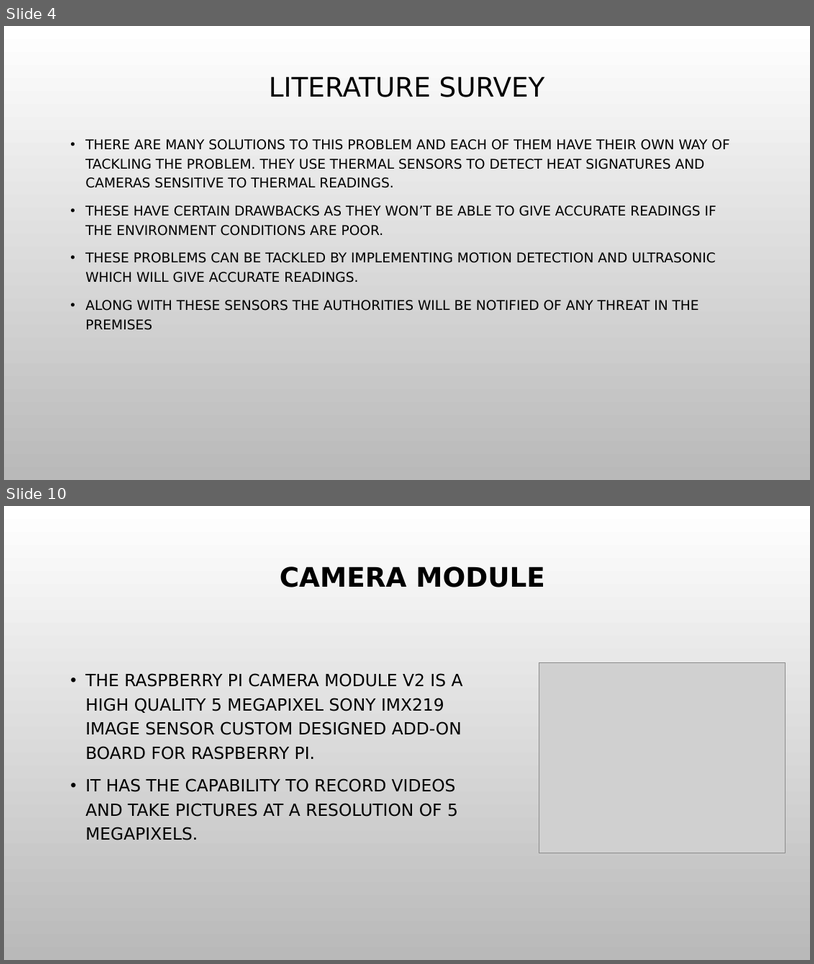
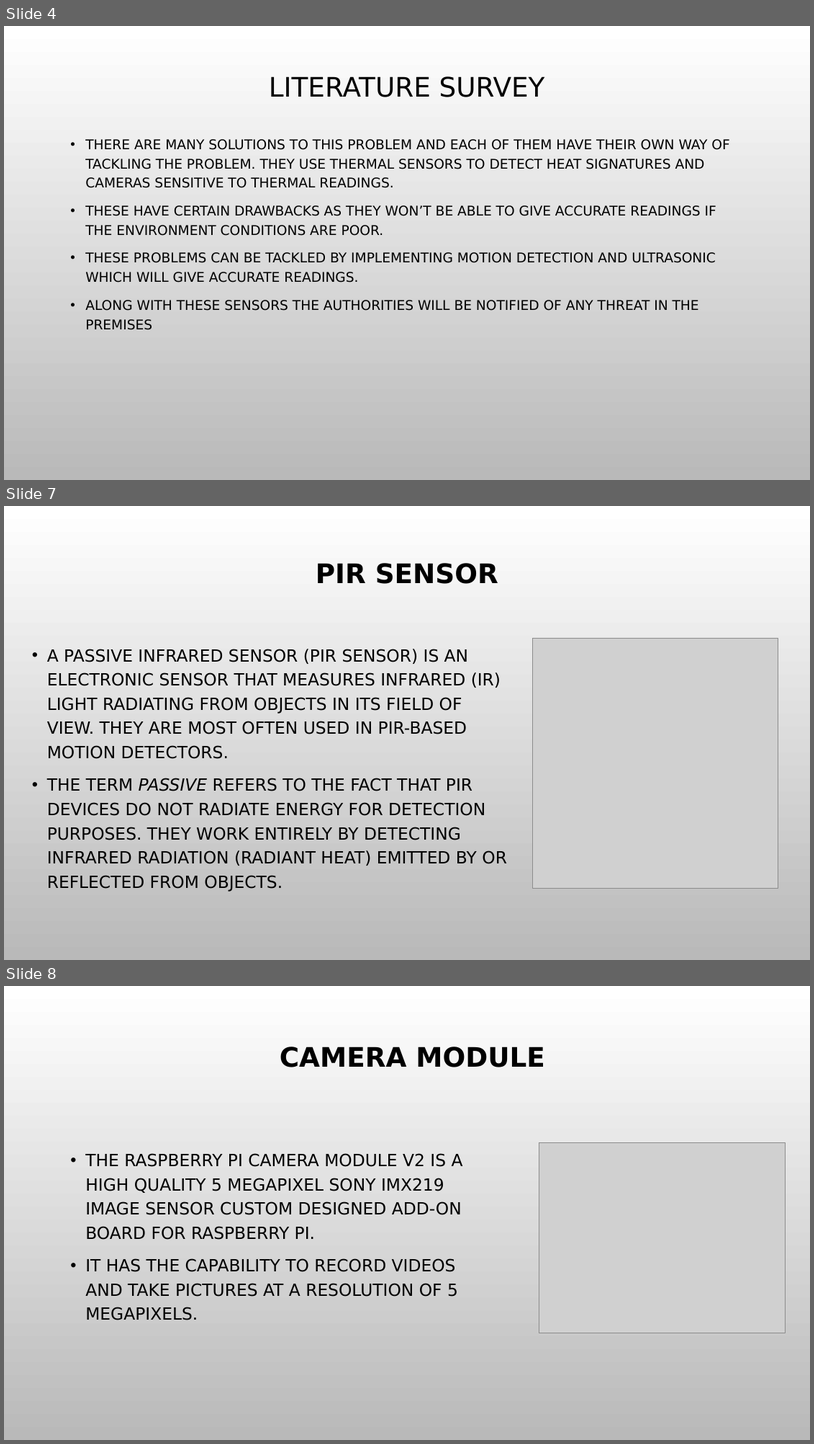
Before and after one commit to vijaykumarrpai/mca-code, a slide deck: 4th Sem/IOT/Alligator.pptx. Shown one above the other, each under a label of ours: slides 4 and 10 before the commit, slides 4, 7 and 8 after it; the slides between them are not shown. The pictures are 814x964 and 814x1444 pixels, drawn with LibreOffice and Linux fonts; fonts in the diff are those of the drawing; grey boxes stand for pictures; background and template pictures are left out. Boxes give left, top, right and bottom in pixels: in the first picture for what was removed or moved away, otherwise in the second. Text is boxed around its words. In the diff, an @@ line names an element or a change of style, - is before the commit and + after.

```diff
--- a/4th Sem/IOT/Alligator.pptx
+++ b/4th Sem/IOT/Alligator.pptx
@@ slide 7 added at (4,506,810,960), background picture (left out) @@
@@ title added at (316,563,499,584), 32 pt, text #000000, bold @@
+PIR SENSOR
@@ text added at (47,649,507,891), 20 pt, text #000000 @@
+• A PASSIVE INFRARED SENSOR (PIR SENSOR) IS AN ELECTRONIC SENSOR THAT MEASURES INFRARED (IR) LIGHT RADIATING FROM OBJECTS IN ITS FIELD OF VIEW. THEY ARE MOST OFTEN USED IN PIR-BASED MOTION DETECTORS.
+• THE TERM PASSIVE REFERS TO THE FACT THAT PIR DEVICES DO NOT RADIATE ENERGY FOR DETECTION PURPOSES. THEY WORK ENTIRELY BY DETECTING INFRARED RADIATION (RADIANT HEAT) EMITTED BY OR REFLECTED FROM OBJECTS.
@@ picture added at (532,638,778,888) @@
@@ what was slide 10 is now slide 8 @@
```
Also in this commit, not shown: 3 slides changed, 1 other slide added, 3 slides removed, 5 other files.
